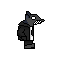
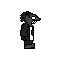
Layered file, before and after one edit (64x64). Changes by layer:
painted on "Paint Layer 1" (1st of 2) over [17, 12, 45, 42]
painted on "Paint Layer 3" (1st of 2) over [17, 12, 45, 42]
painted on "Paint Layer 2" (1st of 2) over [17, 12, 45, 42]
added group "Group 4" with 3 layers above "Background" over [17, 12, 45, 42]
added layer "Paint Layer 1" (2nd of 2, in "Group 4") in group "Group 4" over [17, 12, 45, 42]
added layer "Paint Layer 3" (2nd of 2, in "Group 4") in group "Group 4" over [17, 12, 45, 42]
added layer "Paint Layer 2" (2nd of 2, in "Group 4") in group "Group 4" over [17, 12, 45, 42]
